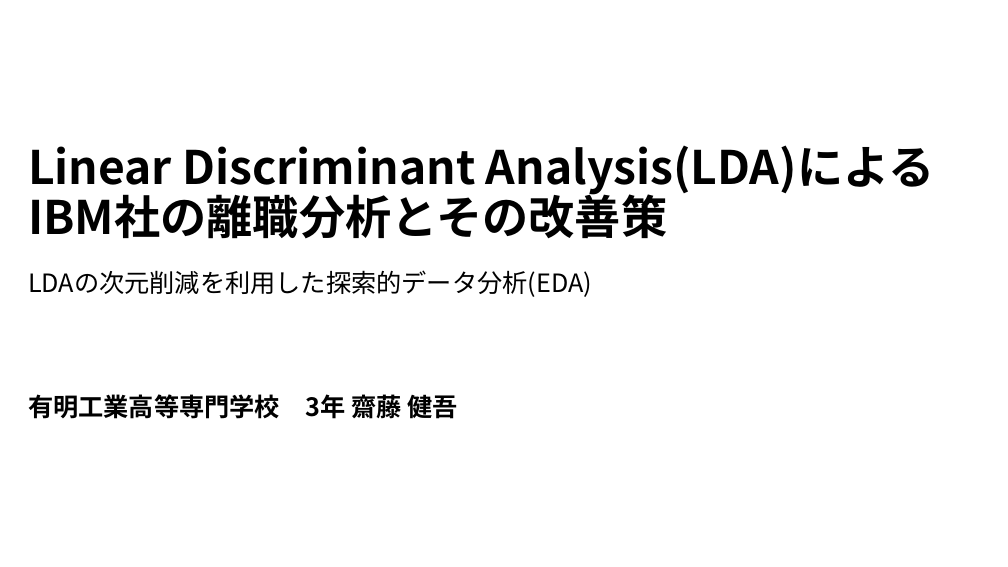
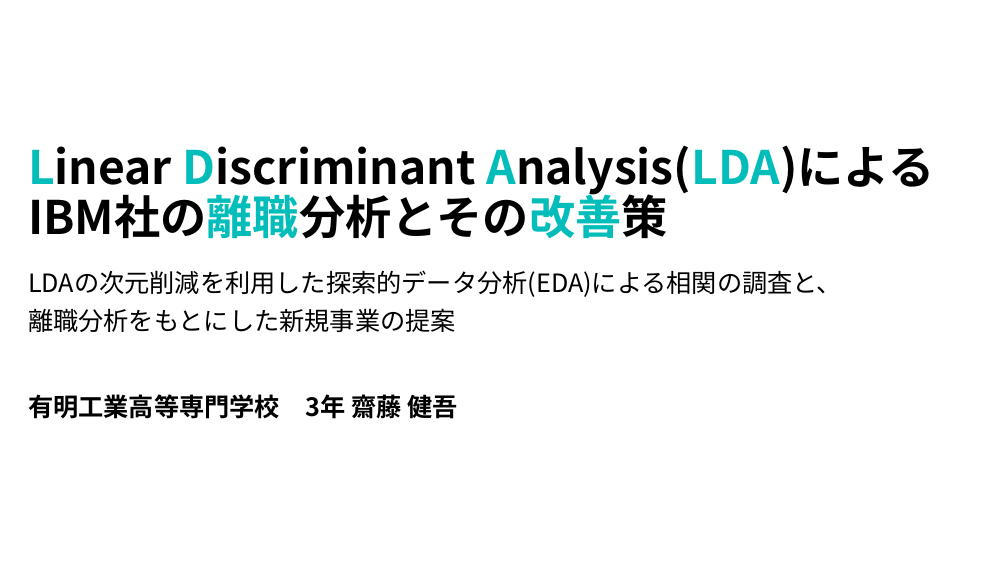
Before and after one commit to elsy0111/GCI2023Winter, a slide deck: slide 1 of LDA_Attrition.pptx. Drawn at 1008x567 pixels with LibreOffice and Linux fonts; fonts in the diff are those of the drawing. Boxes give left, top, right and bottom in pixels: in the first picture for what was removed or moved away, otherwise in the second. Text is boxed around its words. In the diff, an @@ line names an element or a change of style, - is before the commit and + after.

```diff
--- a/LDA_Attrition.pptx
+++ b/LDA_Attrition.pptx
@@ title "Linear Discriminant Analysis(LDA)による IBM社の離職分析とその改善策" at bbox=[28, 145, 935, 239]: text colour #000000 to #03BDBA in "Linear Discriminant Analysis(LDA)による IBM社の離職分析とその改善策" @@
@@ text at bbox=[28, 270, 842, 332]: text changed @@
-LDAの次元削減を利用した探索的データ分析(EDA)
+LDAの次元削減を利用した探索的データ分析(EDA)による相関の調査と、
+離職分析をもとにした新規事業の提案
```
Also in this commit, not shown: 1 other slide changed, 4 slides added, 8 other files.
